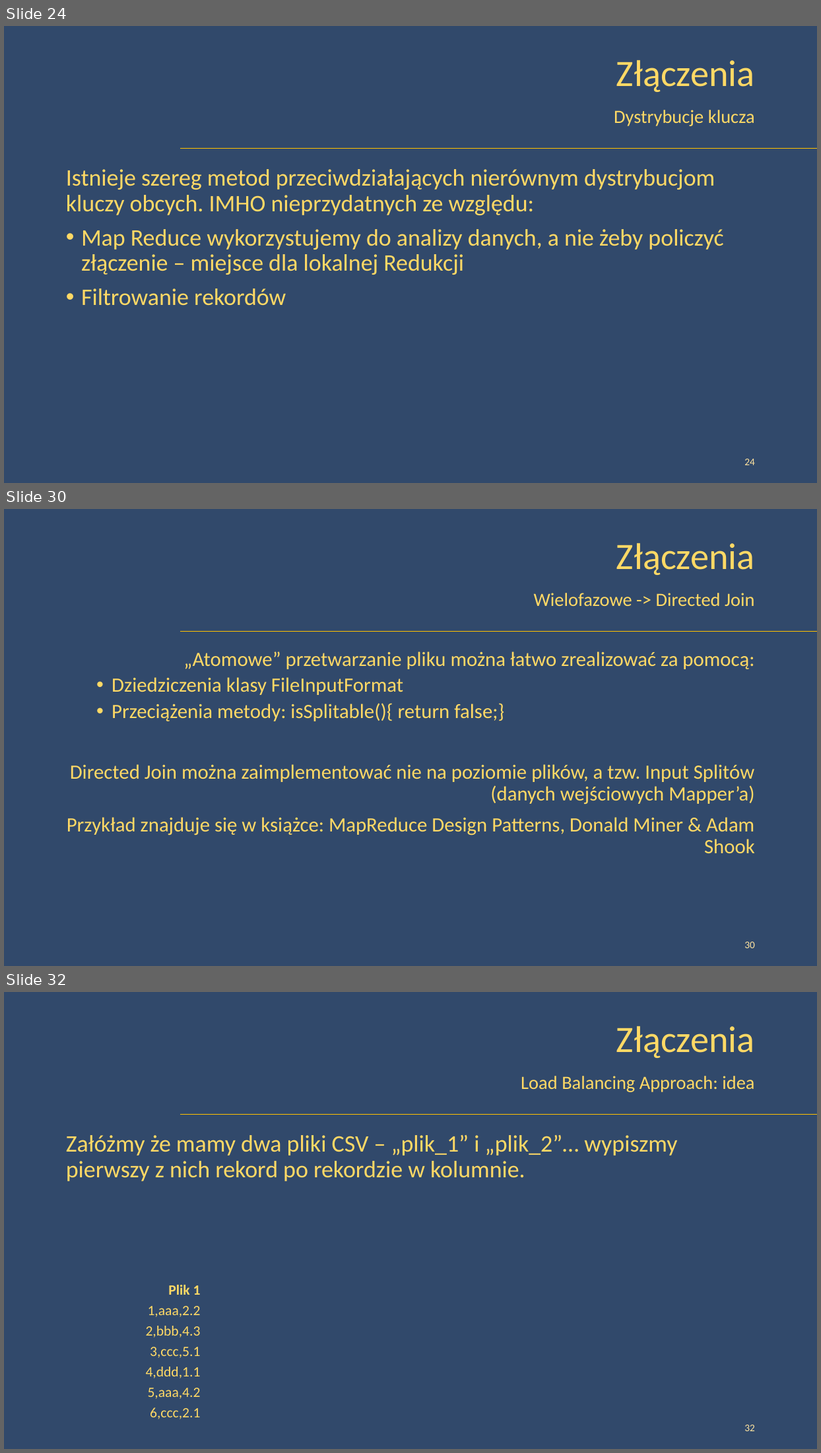
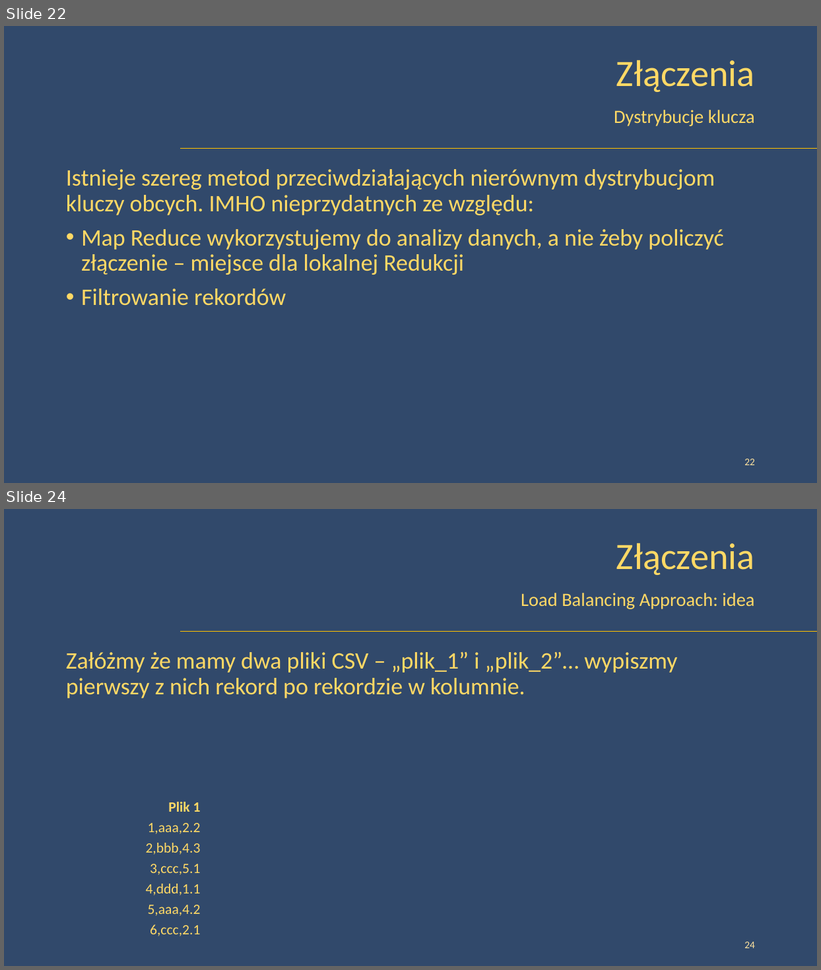
Before and after one commit to peczwy/DbConf2015, a slide deck: DbConf - Złączenia w modelu MapReduce - Lite.pptx. Shown one above the other, each under a label of ours: slides 24, 30 and 32 before the commit, slides 22 and 24 after it; the slides between them are not shown. The pictures are 821x1453 and 821x970 pixels, drawn with LibreOffice and Linux fonts; fonts in the diff are those of the drawing; background and template pictures are left out. Boxes give left, top, right and bottom in pixels: in the first picture for what was removed or moved away, otherwise in the second. Text is boxed around its words. In the diff, an @@ line names an element or a change of style, - is before the commit and + after.

```diff
--- a/DbConf - Złączenia w modelu MapReduce - Lite.pptx
+++ b/DbConf - Złączenia w modelu MapReduce - Lite.pptx
@@ slide 30 removed at [4, 509, 817, 966], background picture (left out); not listed: 1 template element that a slide beside it also shows @@
@@ title removed at [616, 543, 755, 575] @@
-Złączenia
@@ text removed at [534, 593, 755, 606] @@
-Wielofazowe -> Directed Join
@@ text removed at [67, 652, 755, 854] @@
-„Atomowe” przetwarzanie pliku można łatwo zrealizować za pomocą:
-  • Dziedziczenia klasy FileInputFormat
-  • Przeciążenia metody: isSplitable(){ return false;}
-Directed Join można zaimplementować nie na poziomie plików, a tzw. Input Splitów (danych wejściowych Mapper’a)
-Przykład znajduje się w książce: MapReduce Design Patterns, Donald Miner & Adam Shook
@@ page number removed at [745, 942, 755, 949] @@
-30
@@ what was slide 24 is now slide 22 @@
@@ page number at [745, 459, 755, 466]: text changed @@
-24
+22
@@ what was slide 32 is now slide 24 @@
@@ page number at [745, 942, 755, 949]: text changed @@
-32
+24
```
Also in this commit, not shown: 4 slides changed, 7 other slides removed, 1 other file.
